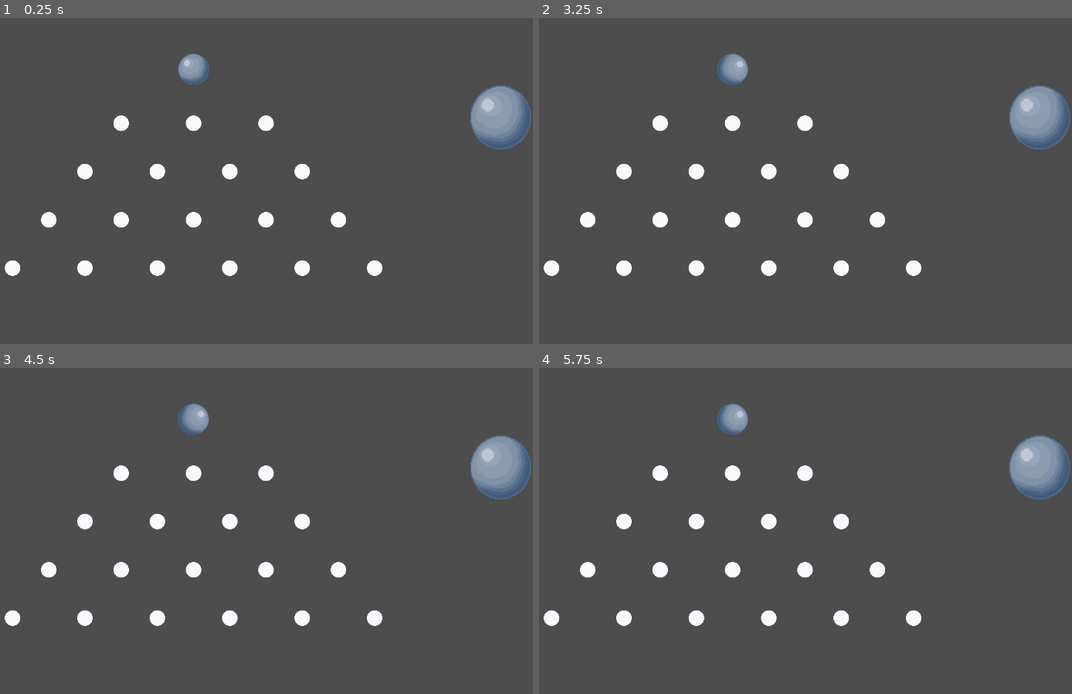
Above: before the commit, frames 1-4 (two rows, left to right).
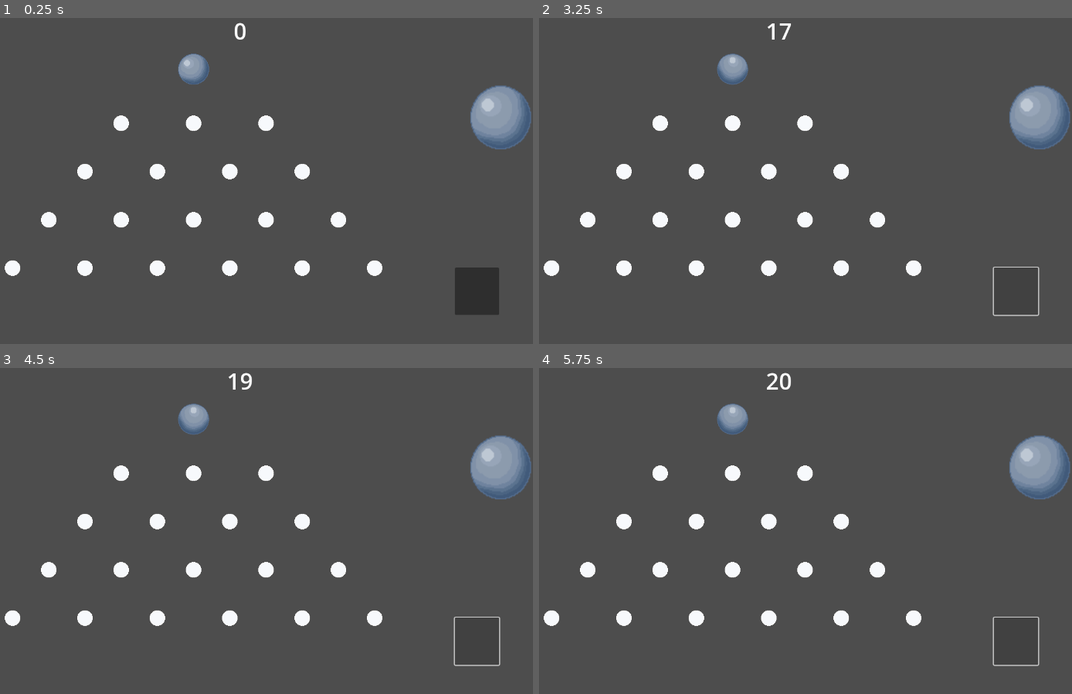
Above: after the commit, the same moments.

Repository: FiCeHo/Plink-go
Game: Godot game, scene res://game.tscn
Two runs of this game, one before a commit and one after it. Both use one fixed random seed, a clock stepped at 60 frames per second and the inputs below.
Inputs (mouse positions are in pixels of both pictures, inside the frame that each line leads up to):
- Up to frame 1 (0.25 s): no input
- Up to frame 2 (3.25 s): click (1013, 291) at 0.52 s; click (1013, 291) at 1.27 s; click (1013, 291) at 2.02 s
- Up to frame 3 (4.5 s): tap Enter at 3.5 s; tap Space at 4.25 s
- Up to frame 4 (5.75 s): tap Enter at 5 s

The runs differ from the first frame. In frame 1, 1.3% of the frame differs, in the area x 44-94%, y 1-91%; in frame 2, 0.3%; in frame 3, 0.4%; in frame 4, 0.4%.

Commit message:
Game HUD and score

Diff:
--- a/plink-go!/game.gd
+++ b/plink-go!/game.gd
@@ -9,6 +9,7 @@
 	# Set the player's position to the random location.
 	player.global_position.x = 577
 	player.global_position.y = 122
+	player.hud = get_node("HUD")
 
 	# Choose the velocity for the player.
 	#var velocity = Vector2(randf_range(150.0, 250.0), 0.0)
--- a/plink-go!/game.tscn
+++ b/plink-go!/game.tscn
@@ -1,9 +1,10 @@
-[gd_scene load_steps=7 format=3 uid="uid://ddyy5w7ux36uw"]
+[gd_scene load_steps=8 format=3 uid="uid://ddyy5w7ux36uw"]
 
 [ext_resource type="PackedScene" uid="uid://ki6r087tju3x" path="res://pin.tscn" id="1_e2o6t"]
 [ext_resource type="Script" uid="uid://cmlphfg306x4b" path="res://game.gd" id="1_feb5d"]
 [ext_resource type="PackedScene" uid="uid://cpkx3tyqn2kuw" path="res://player.tscn" id="2_feb5d"]
 [ext_resource type="Texture2D" uid="uid://b530di1sp684b" path="res://ball.png" id="4_fc0e3"]
+[ext_resource type="PackedScene" uid="uid://cbf1bg60e4jj2" path="res://hud.tscn" id="5_7jktm"]
 
 [sub_resource type="RectangleShape2D" id="RectangleShape2D_e2o6t"]
 size = Vector2(1150, 1000)
@@ -23,10 +24,11 @@
 [node name="Pin" parent="." instance=ExtResource("1_e2o6t")]
 position = Vector2(577, 234)
 
-[node name="Player" parent="." instance=ExtResource("2_feb5d")]
+[node name="Player" parent="." node_paths=PackedStringArray("hud") instance=ExtResource("2_feb5d")]
 z_index = 7
 position = Vector2(577, 122)
 scale = Vector2(0.4, 0.4)
+hud = NodePath("../HUD")
 
 [node name="Pin2" parent="." instance=ExtResource("1_e2o6t")]
 position = Vector2(727, 234)
@@ -86,4 +88,6 @@
 shape = SubResource("CircleShape2D_fc0e3")
 action = "ui_copy"
 
+[node name="HUD" parent="." instance=ExtResource("5_7jktm")]
+
 [connection signal="pressed" from="TouchScreenButton2" to="." method="_on_touch_screen_button_2_pressed"]
--- /dev/null
+++ b/plink-go!/hud.gd
@@ -0,0 +1,11 @@
+extends CanvasLayer
+
+var score = 0
+
+func score_up():
+	score += 1
+	$Score.text = str(score)
+
+
+func _on_button_pressed() -> void:
+	score_up()
--- /dev/null
+++ b/plink-go!/hud.tscn
@@ -0,0 +1,29 @@
+[gd_scene load_steps=3 format=3 uid="uid://cbf1bg60e4jj2"]
+
+[ext_resource type="Script" uid="uid://bg1c6ff0b4v22" path="res://hud.gd" id="1_37p78"]
+[ext_resource type="Script" uid="uid://bgme5jjg2lfou" path="res://score.gd" id="2_64ctp"]
+
+[node name="HUD" type="CanvasLayer"]
+script = ExtResource("1_37p78")
+
+[node name="Score" type="Label" parent="."]
+anchors_preset = 5
+anchor_left = 0.5
+anchor_right = 0.5
+offset_left = -92.0
+offset_right = 159.0
+offset_bottom = 85.0
+grow_horizontal = 2
+theme_override_font_sizes/font_size = 47
+text = "0"
+horizontal_alignment = 1
+vertical_alignment = 1
+script = ExtResource("2_64ctp")
+
+[node name="Button" type="Button" parent="."]
+offset_left = 1118.0
+offset_top = 533.0
+offset_right = 1210.0
+offset_bottom = 631.0
+
+[connection signal="pressed" from="Button" to="." method="_on_button_pressed"]
--- a/plink-go!/pin.tscn
+++ b/plink-go!/pin.tscn
@@ -8,6 +8,7 @@
 [node name="Pin" type="Node2D"]
 
 [node name="StaticBody2D" type="StaticBody2D" parent="."]
+collision_layer = 2
 
 [node name="Sprite2D" type="Sprite2D" parent="StaticBody2D"]
 texture = ExtResource("1_nikp6")
--- a/plink-go!/player.gd
+++ b/plink-go!/player.gd
@@ -1,8 +1,10 @@
 extends Node2D
+
+@export var hud : CanvasLayer
 
 var isSetup = true
 var initial_position: Vector2
-var fallThreshold = 700
+var fallThreshold = 900
 var limit = 4
 
 func _ready():
@@ -36,3 +38,7 @@
 	#isSetup = true
 
 	isSetup = true
+
+
+func _on_rigid_body_2d_body_entered(body: Node) -> void:
+	hud.call("score_up")
--- a/plink-go!/player.tscn
+++ b/plink-go!/player.tscn
@@ -13,9 +13,11 @@
 script = ExtResource("1_onrkg")
 
 [node name="RigidBody2D" type="RigidBody2D" parent="."]
-collision_layer = 2
+collision_mask = 2
 physics_material_override = SubResource("PhysicsMaterial_onrkg")
 gravity_scale = 0.0
+contact_monitor = true
+max_contacts_reported = 1
 
 [node name="Sprite2D" type="Sprite2D" parent="RigidBody2D"]
 texture = ExtResource("1_4flbx")
@@ -23,3 +25,5 @@
 [node name="CollisionShape2D" type="CollisionShape2D" parent="RigidBody2D"]
 shape = SubResource("CircleShape2D_onrkg")
 one_way_collision_margin = 0.0
+
+[connection signal="body_entered" from="RigidBody2D" to="." method="_on_rigid_body_2d_body_entered"]
--- /dev/null
+++ b/plink-go!/score.gd
@@ -0,0 +1,7 @@
+extends Label
+
+var score = 0
+
+func score_up():
+	score += 1
+	text = str(score)
Not shown, added: plink-go!/hud.gd.uid
Not shown, added: plink-go!/score.gd.uid
